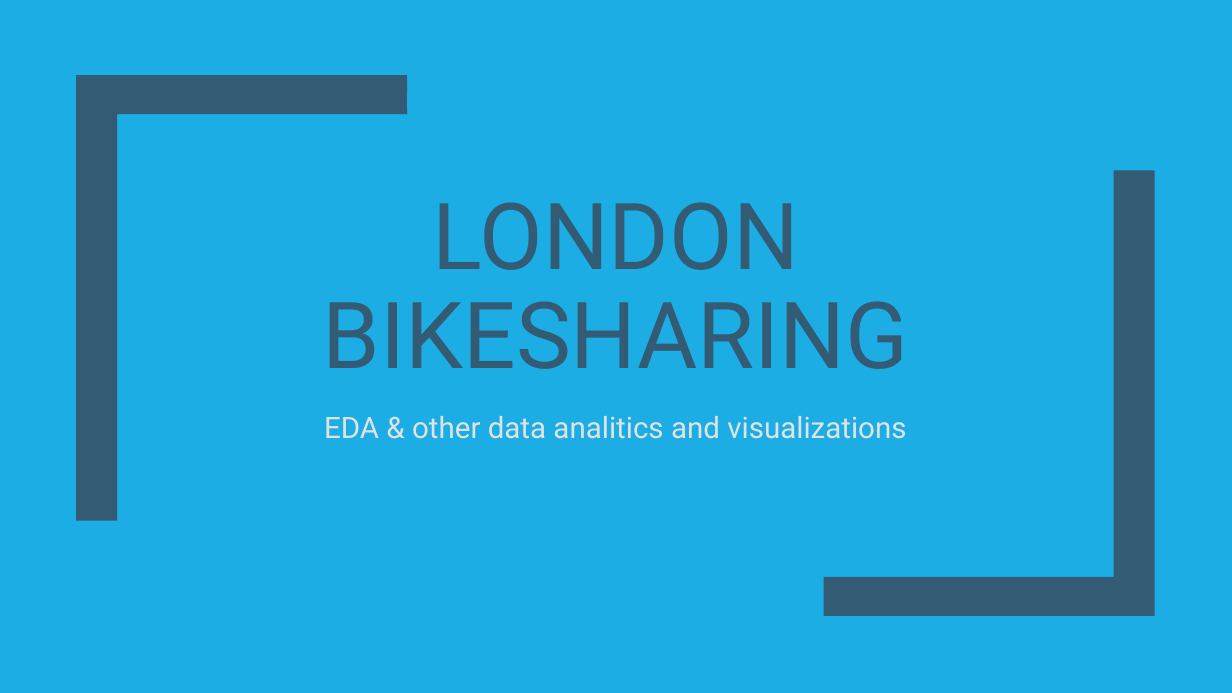
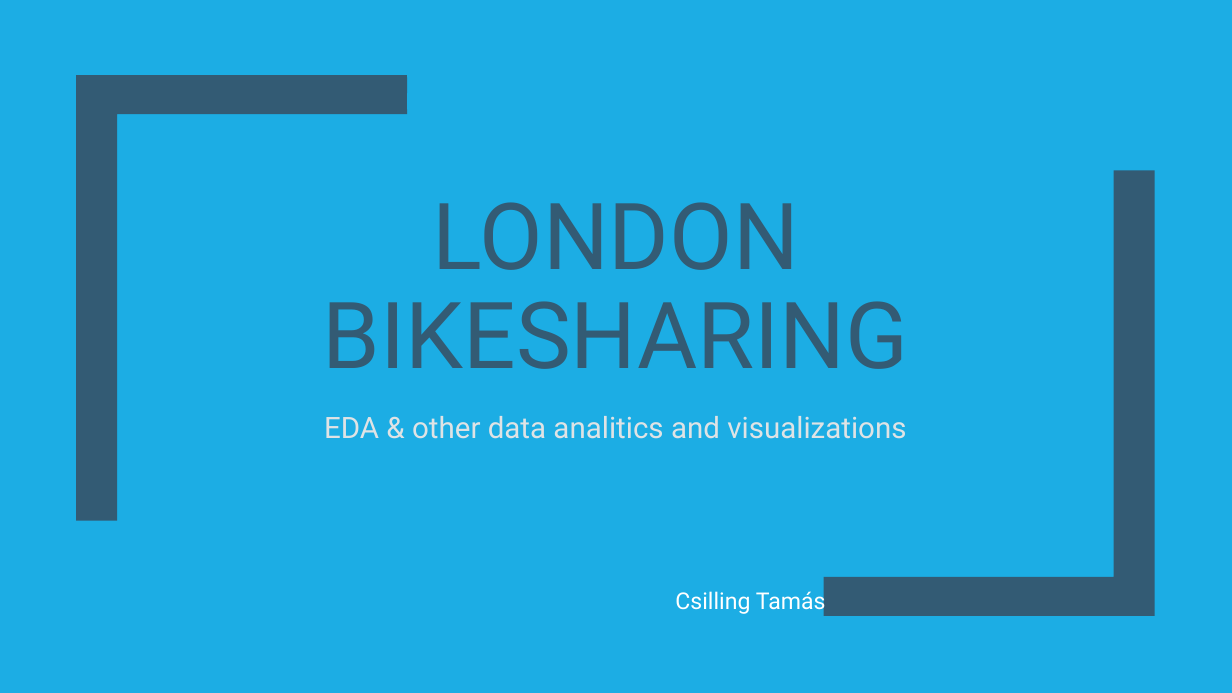
Before and after one commit to OnionKiller/MaVizHF-2022, a slide deck: slide 1 of London Bikesharing.pptx. Drawn at 1232x693 pixels with LibreOffice and Linux fonts; fonts in the diff are those of the drawing. Boxes give left, top, right and bottom in pixels: in the first picture for what was removed or moved away, otherwise in the second. Text is boxed around its words. In the diff, an @@ line names an element or a change of style, - is before the commit and + after.

```diff
--- a/London Bikesharing.pptx
+++ b/London Bikesharing.pptx
@@ text added at (x1=675, y1=588, x2=826, y2=614), 18 pt, text #FFFFFF @@
+Csilling Tamás
```
Also in this commit, not shown: 3 other slides changed, 12 slides added.
